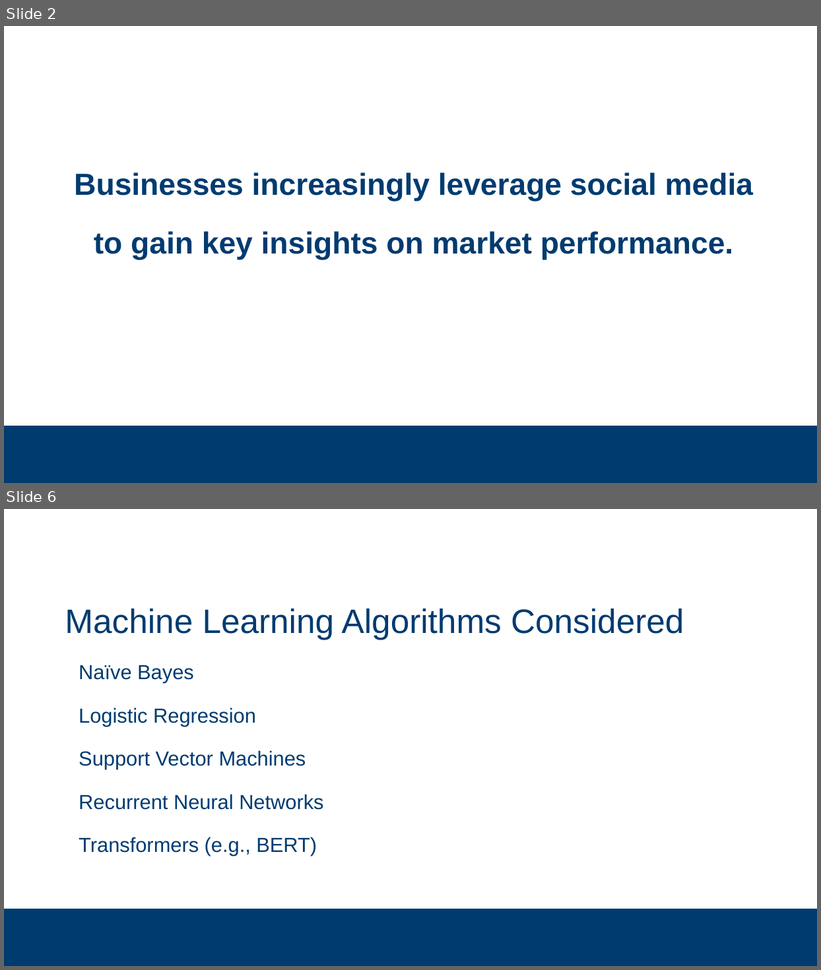
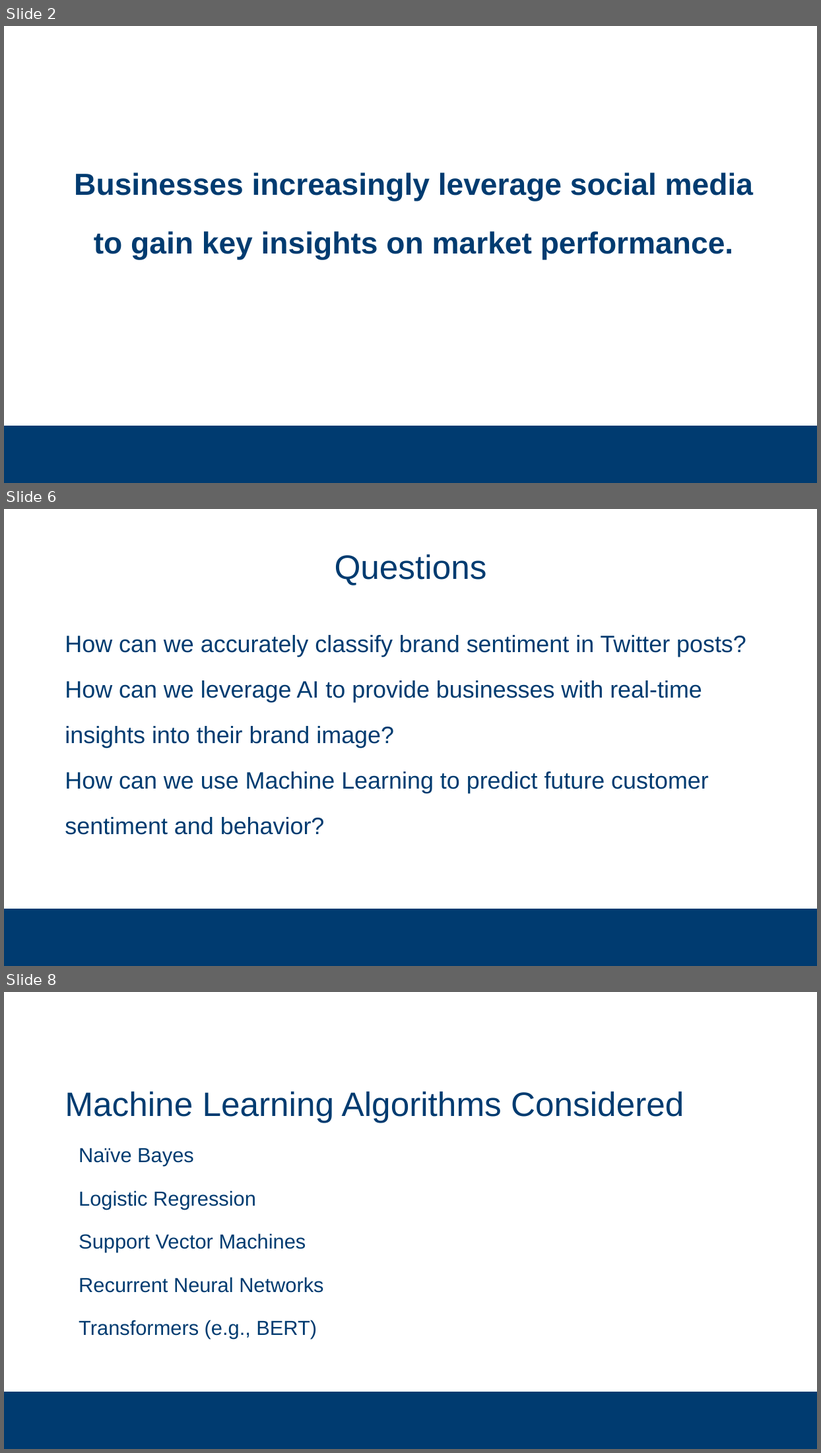
Before and after one commit to subsystem3/project, a slide deck: Final-Project-Team-2.pptx. Shown one above the other, each under a label of ours: slides 2 and 6 before the commit, slides 2, 6 and 8 after it; the slides between them are not shown. The pictures are 821x970 and 821x1453 pixels, drawn with LibreOffice and Linux fonts; fonts in the diff are those of the drawing; background and template pictures are left out. Boxes give left, top, right and bottom in pixels: in the first picture for what was removed or moved away, otherwise in the second. Text is boxed around its words. In the diff, an @@ line names an element or a change of style, - is before the commit and + after.

```diff
--- a/Final-Project-Team-2.pptx
+++ b/Final-Project-Team-2.pptx
@@ slide 6 added at [4, 509, 817, 966], background #FFFFFF; not listed: 1 template element that a slide beside it also shows @@
@@ title added at [335, 554, 487, 586], 40 pt, text #003B70 @@
+Questions
@@ text added at [65, 635, 746, 835], 28 pt, text #003B70 @@
+How can we accurately classify brand sentiment in Twitter posts?
+How can we leverage AI to provide businesses with real-time insights into their brand image?
+How can we use Machine Learning to predict future customer sentiment and behavior?
@@ what was slide 6 is now slide 8 @@
```
Also in this commit, not shown: 5 slides changed, 3 other slides added, 5 slides removed.
